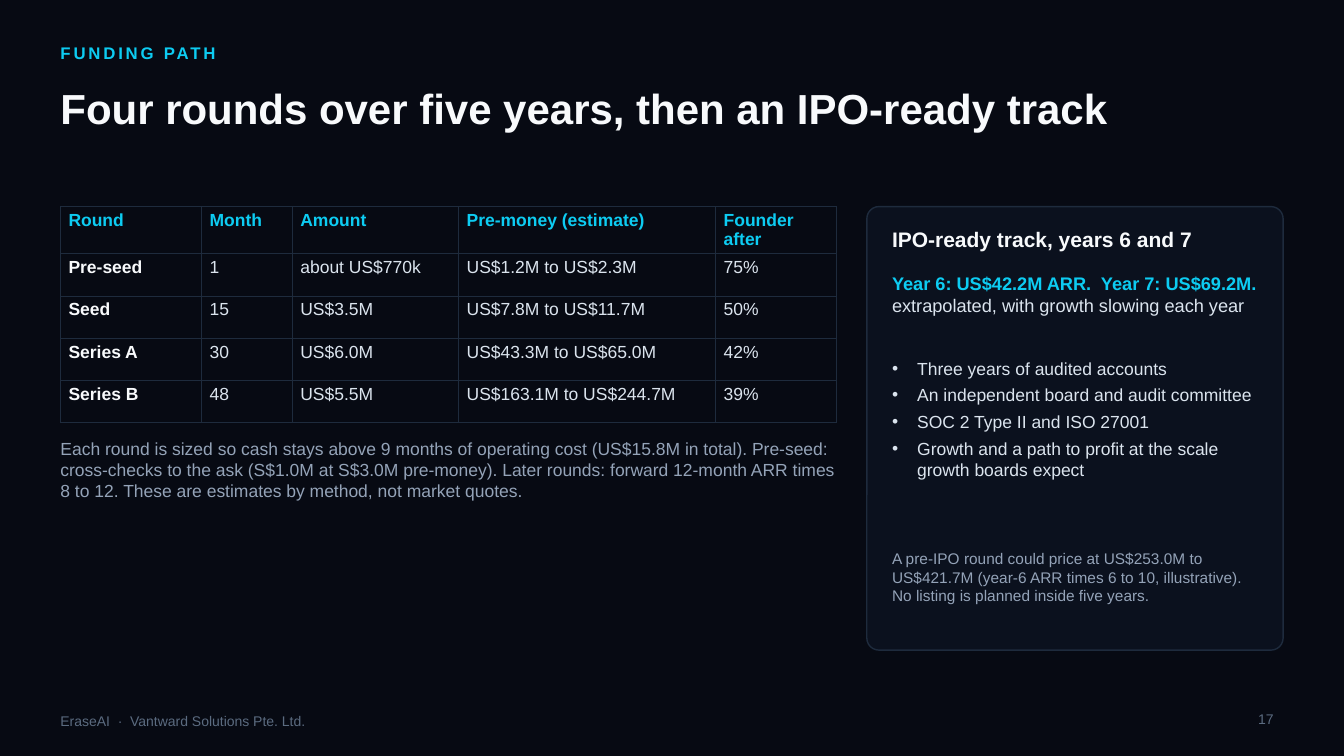
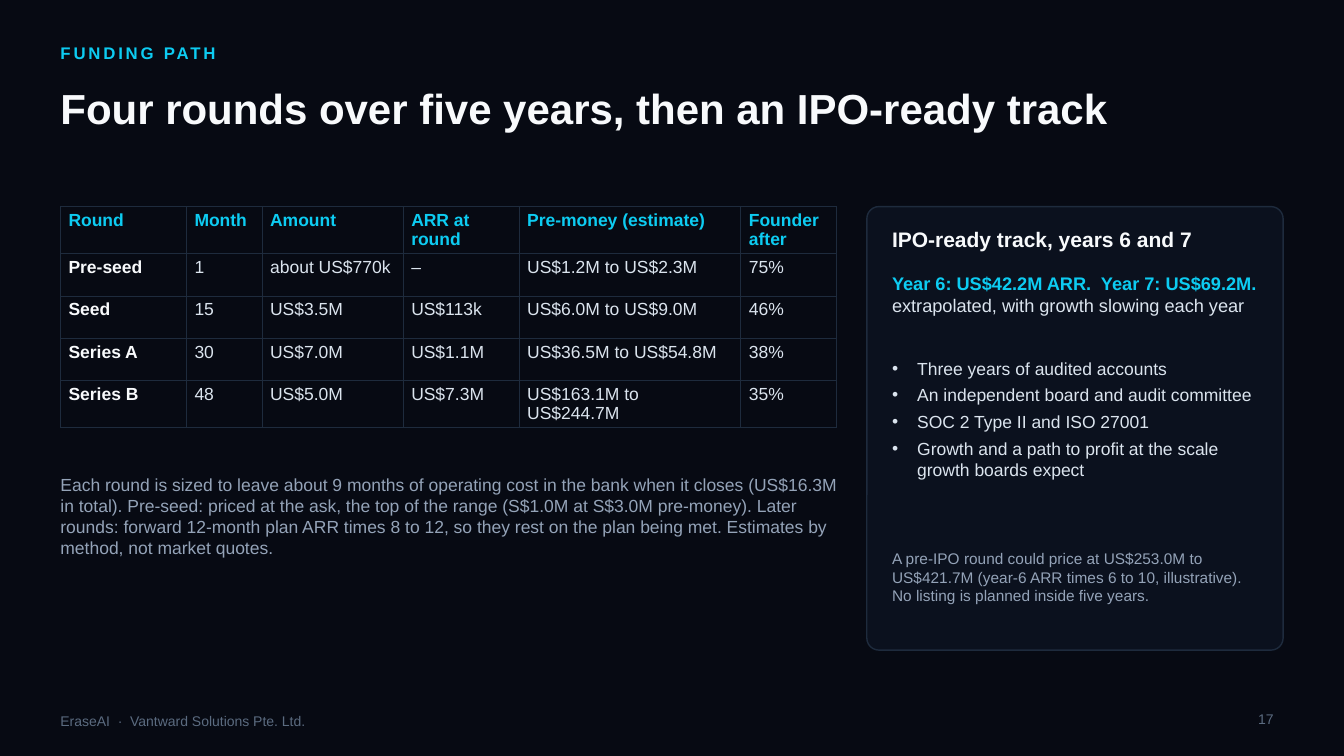
Before and after one commit to shockernburner/Erase-AI, a slide deck: slide 17 of docs/pitch/EraseAI_Investor_Deck_2026.pptx. Drawn at 1344x756 pixels with LibreOffice and Linux fonts; fonts in the diff are those of the drawing; background and template pictures are left out. Boxes give left, top, right and bottom in pixels: in the first picture for what was removed or moved away, otherwise in the second. Text is boxed around its words. In the diff, an @@ line names an element or a change of style, - is before the commit and + after.

```diff
--- a/docs/pitch/EraseAI_Investor_Deck_2026.pptx
+++ b/docs/pitch/EraseAI_Investor_Deck_2026.pptx
@@ table at box(60, 207, 837, 424) @@
-column 3: Amount | about US$770k | US$3.5M | US$6.0M | US$5.5M
-column 4: Pre-money (estimate) | US$1.2M to US$2.3M | US$7.8M to US$11.7M | US$43.3M to US$65.0M | US$163.1M to US$244.7M
-column 5: Founder after | 75% | 50% | 42% | 39%
+column 3: Amount | about US$770k | US$3.5M | US$7.0M | US$5.0M
+column 4: ARR at round | – | US$113k | US$1.1M | US$7.3M
+column 5: Pre-money (estimate) | US$1.2M to US$2.3M | US$6.0M to US$9.0M | US$36.5M to US$54.8M | US$163.1M to US$244.7M
+column 6: Founder after | 75% | 46% | 38% | 35%
@@ text at box(60, 478, 836, 558): text changed @@
-Each round is sized so cash stays above 9 months of operating cost (US$15.8M in total). Pre-seed: cross-checks to the ask (S$1.0M at S$3.0M pre-money). Later rounds: forward 12-month ARR times 8 to 12. These are estimates by method, not market quotes.
+Each round is sized to leave about 9 months of operating cost in the bank when it closes (US$16.3M in total). Pre-seed: priced at the ask, the top of the range (S$1.0M at S$3.0M pre-money). Later rounds: forward 12-month plan ARR times 8 to 12, so they rest on the plan being met. Estimates by method, not market quotes.
```
Also in this commit, not shown: 8 other slides changed, 9 other files.
